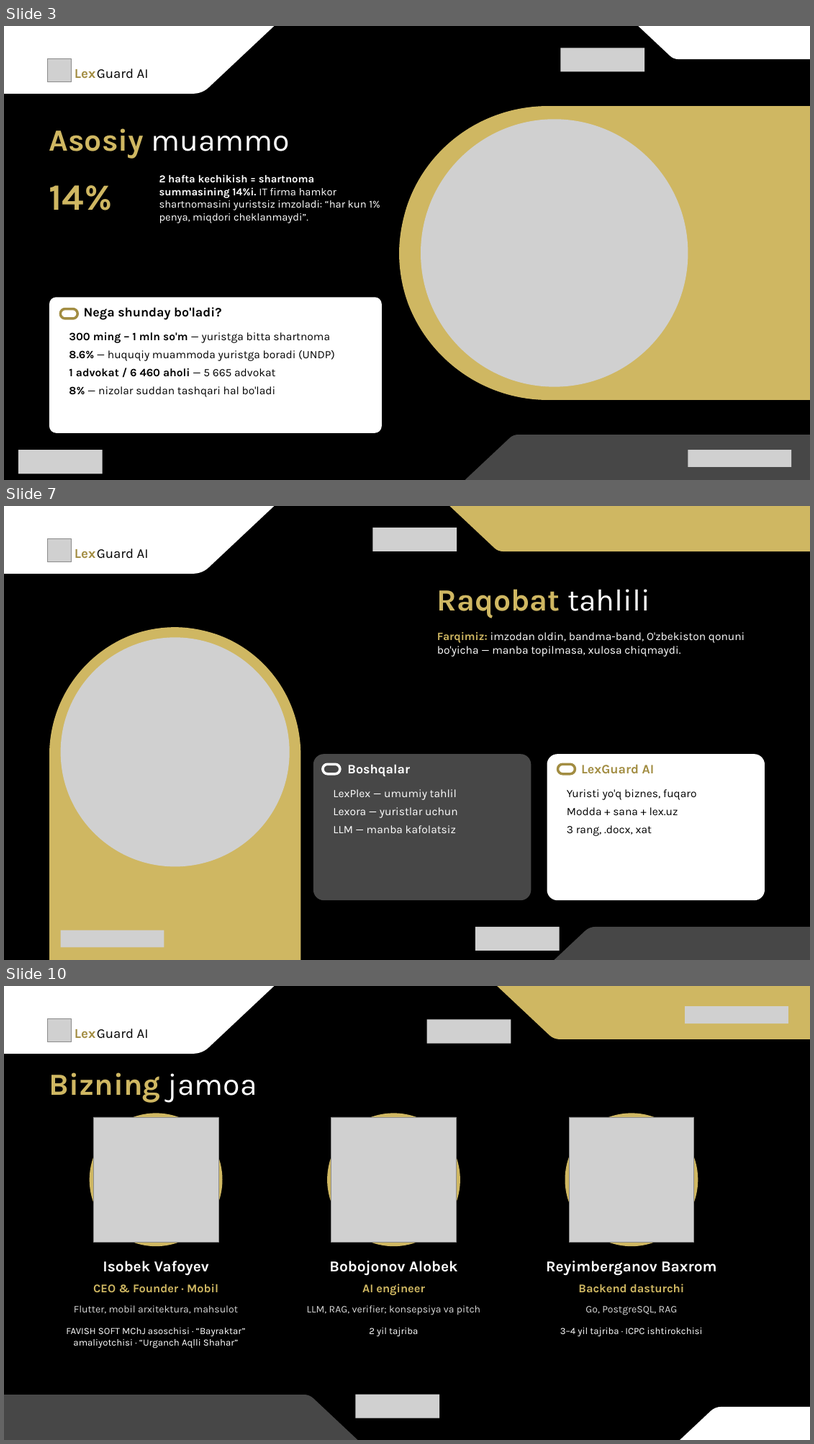
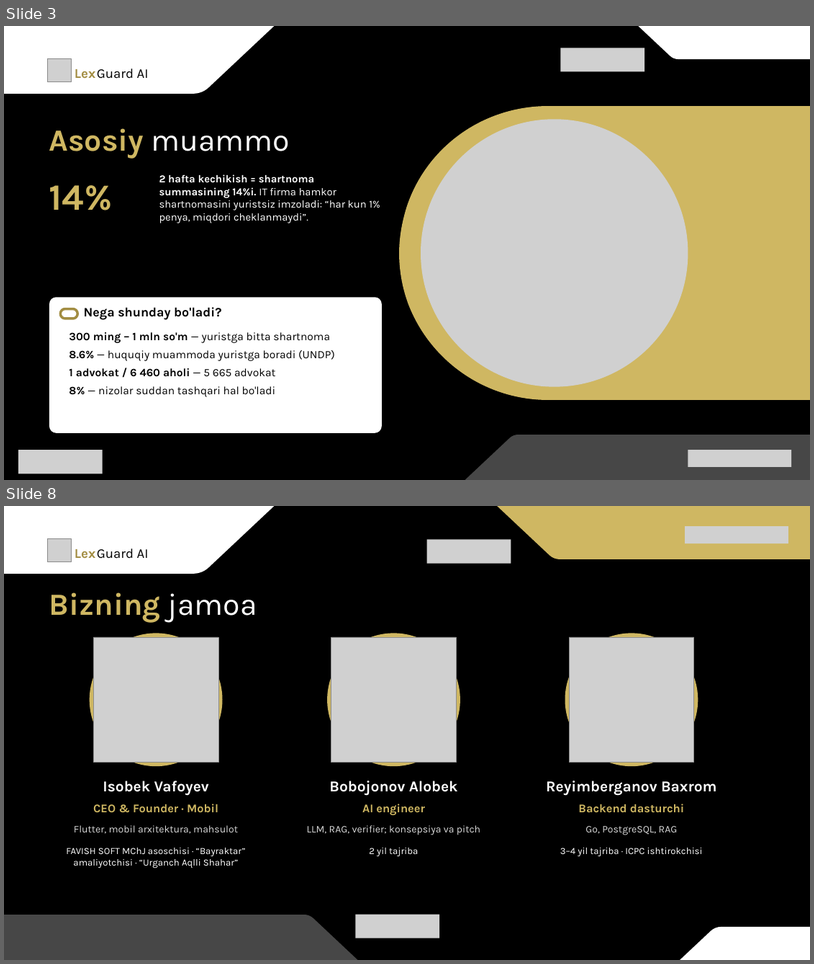
Before and after one commit to Vafoyev/LexHackaton_DNK_CODE, a slide deck: presentation/LexGuard-AI-Pitch.pptx. Shown one above the other, each under a label of ours: slides 3, 7 and 10 before the commit, slides 3 and 8 after it; the slides between them are not shown. The pictures are 814x1444 and 814x964 pixels, drawn with LibreOffice and Linux fonts; fonts in the diff are those of the drawing; grey boxes stand for pictures. Boxes give left, top, right and bottom in pixels: in the first picture for what was removed or moved away, otherwise in the second. Text is boxed around its words. In the diff, an @@ line names an element or a change of style, - is before the commit and + after.

```diff
--- a/presentation/LexGuard-AI-Pitch.pptx
+++ b/presentation/LexGuard-AI-Pitch.pptx
@@ slide 7 removed at [4, 506, 810, 960], background #000000 @@
@@ freeform shape removed at [4, 506, 294, 574] @@
@@ freeform shape removed at [442, 506, 810, 551] @@
@@ picture removed at [47, 538, 71, 561] @@
@@ text removed at [75, 542, 103, 559] @@
-Lex
@@ picture removed at [373, 528, 457, 551] @@
@@ text removed at [137, 549, 149, 558] @@
-Guard AI
@@ text removed at [437, 589, 651, 618] @@
-Raqobat tahlili
@@ freeform shape removed at [49, 627, 301, 960] @@
@@ text removed at [437, 632, 745, 656] @@
-Farqimiz: imzodan oldin, bandma-band, O'zbekiston qonuni bo'yicha — manba topilmasa, xulosa chiqmaydi.
@@ picture removed at [60, 638, 289, 867] @@
@@ freeform shape removed at [314, 754, 531, 900] @@
@@ freeform shape removed at [323, 764, 340, 774] @@
@@ text removed at [347, 764, 410, 776] @@
-Boshqalar
@@ freeform shape removed at [547, 754, 765, 900] @@
@@ freeform shape removed at [558, 764, 576, 774] @@
@@ text removed at [581, 764, 655, 773] @@
-LexGuard AI
@@ text removed at [333, 789, 458, 833] @@
-LexPlex — umumiy tahlil
-Lexora — yuristlar uchun
-LLM — manba kafolatsiz
@@ text removed at [567, 789, 697, 836] @@
-Yuristi yo'q biznes, fuqaro
-Modda + sana + lex.uz
-3 rang, .docx, xat
@@ picture removed at [60, 930, 164, 947] @@
@@ picture removed at [476, 926, 560, 950] @@
@@ freeform shape removed at [535, 926, 810, 960] @@
@@ what was slide 10 is now slide 8 @@
```
Also in this commit, not shown: 5 slides changed, 2 other slides removed, 2 other files.
